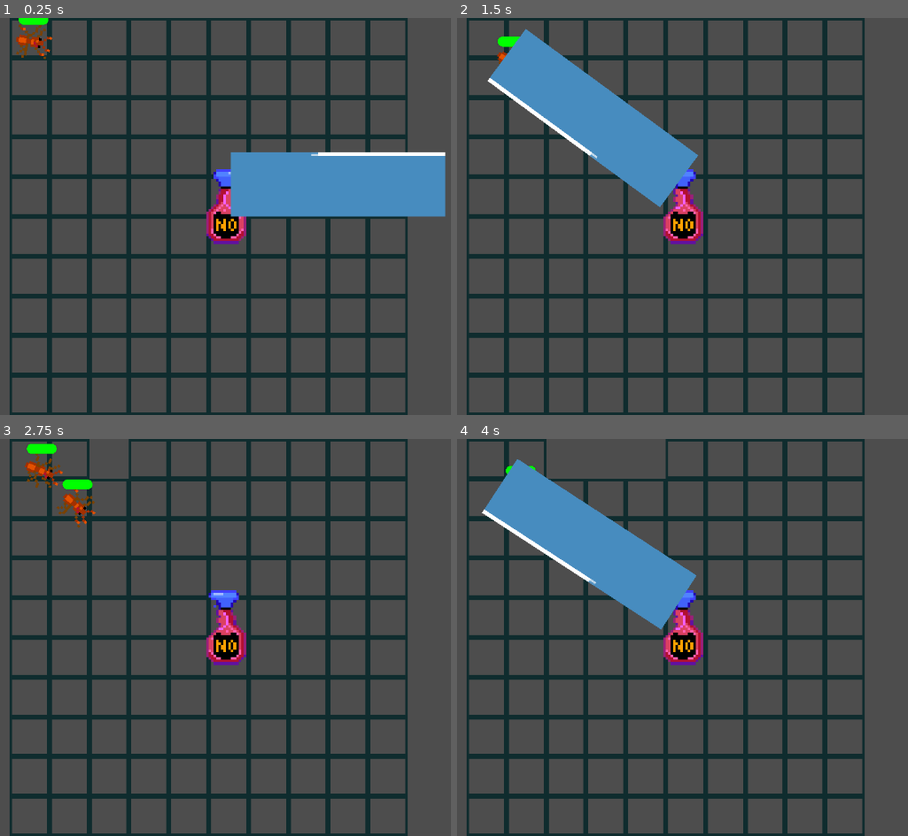
Above: before the commit, frames 1-4 (two rows, left to right).
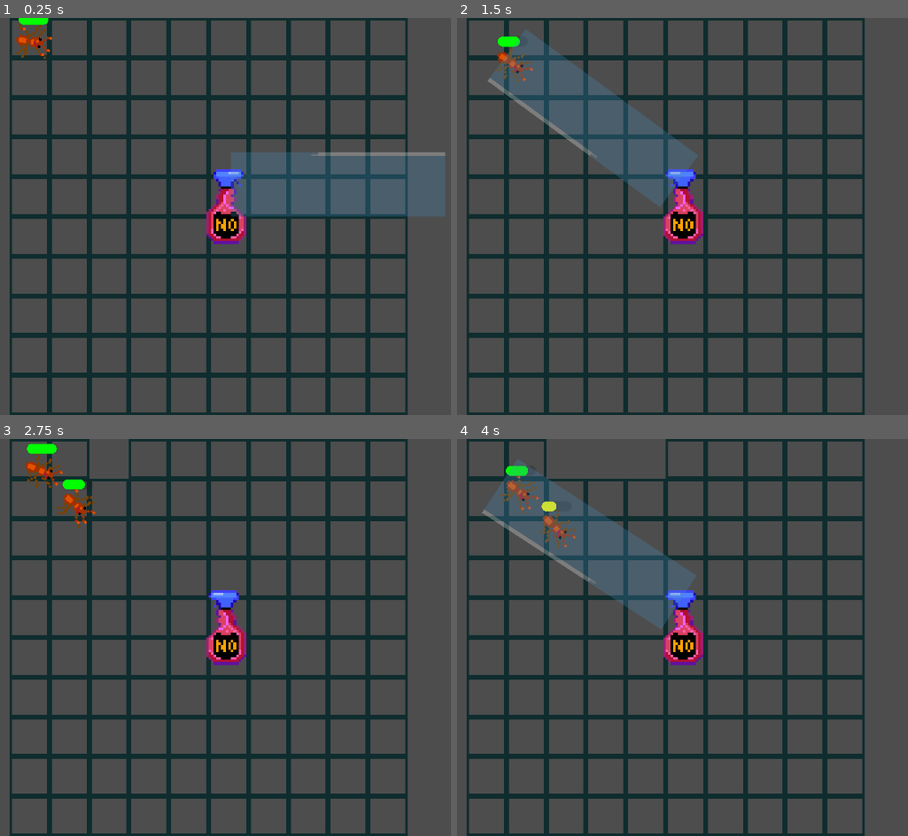
Above: after the commit, the same moments.

Repository: pmaitland/GGJ2026
Game: Godot game, scene res://scenes/main.tscn
The game is run twice, just before and just after one commit, with the same random seed, the same clock (stepped at 60 frames per second) and the same inputs. The engine's default icon, where the game draws it, is replaced by a stand-in: a white triangle on a blue panel in a dark square.
Inputs (mouse positions are in pixels of both pictures, inside the frame that each line leads up to):
- Up to frame 1 (0.25 s): no input
- Up to frame 2 (1.5 s): move the mouse to (488, 37) at 0.52 s; click (488, 37) at 0.67 s; move the mouse to (524, 37) at 1.27 s; click (524, 37) at 1.42 s
- Up to frame 3 (2.75 s): move the mouse to (108, 458) at 2.02 s; click (108, 458) at 2.17 s
- Up to frame 4 (4 s): move the mouse to (605, 458) at 2.77 s; click (605, 458) at 2.92 s; move the mouse to (646, 458) at 3.52 s; click (646, 458) at 3.67 s

The runs differ from the first frame. In frame 1, 7.8% of the frame differs, in the area x 51-99%, y 33-51%; in frame 2, 7.8%; in frame 3, less than 0.1%; in frame 4, 7.8%, in the area x 5-54%, y 5-49%.

Commit message:
fix tower attack

Diff:
--- a/mask/scenes/tower.tscn
+++ b/mask/scenes/tower.tscn
@@ -186,7 +186,9 @@
 "speed": 1.0
 }]
 
-[sub_resource type="CapsuleShape2D" id="CapsuleShape2D_jfguu"]
+[sub_resource type="CapsuleShape2D" id="CapsuleShape2D_xl0gn"]
+radius = 12.999998
+height = 90.0
 
 [sub_resource type="CircleShape2D" id="CircleShape2D_85u2j"]
 
@@ -202,14 +204,17 @@
 position = Vector2(0, -16)
 
 [node name="AnimatedSprite2D" type="AnimatedSprite2D" parent="Attack" unique_id=2105923792]
+self_modulate = Color(1, 1, 1, 0.27058825)
 position = Vector2(45, 0)
 scale = Vector2(2.6875, 0.8125)
 sprite_frames = SubResource("SpriteFrames_xl0gn")
 
-[node name="AttackCast" type="ShapeCast2D" parent="Attack" unique_id=665831652]
-position = Vector2(10, 0)
-shape = SubResource("CapsuleShape2D_jfguu")
-target_position = Vector2(70, 0)
+[node name="AttackArea" type="Area2D" parent="Attack" unique_id=1718937138]
+rotation = -1.5707964
+
+[node name="CollisionShape2D" type="CollisionShape2D" parent="Attack/AttackArea" unique_id=1325356176]
+position = Vector2(0, 44)
+shape = SubResource("CapsuleShape2D_xl0gn")
 
 [node name="RangeCast" type="ShapeCast2D" parent="Attack" unique_id=1994155896]
 scale = Vector2(9, 9)
@@ -219,3 +224,9 @@
 [node name="AttackCooldown" type="Timer" parent="." unique_id=1345570449]
 wait_time = 2.5
 one_shot = true
+
+[node name="AttackDuration" type="Timer" parent="." unique_id=1485060664]
+wait_time = 0.5
+one_shot = true
+
+[connection signal="body_entered" from="Attack/AttackArea" to="." method="_on_attack_area_body_entered"]
--- a/mask/scripts/ant.gd
+++ b/mask/scripts/ant.gd
@@ -35,7 +35,7 @@
 func apply_damage(dmg: int) -> void:
 	current_health -= dmg
 	health_bar.value = current_health
-	if current_health < 0:
+	if current_health <= 0:
 		die()
 
 
--- a/mask/scripts/tower.gd
+++ b/mask/scripts/tower.gd
@@ -2,10 +2,11 @@
 
 @onready var attack_node = $Attack
 @onready var range_cast = $Attack/RangeCast
-@onready var attack_cast = $Attack/AttackCast
+@onready var attack_area = $Attack/AttackArea
 @onready var attack_animation = $Attack/AnimatedSprite2D
 @onready var bottle_animation = $AnimatedSprite2D
 @onready var attack_cooldown: Timer = $AttackCooldown
+@onready var attack_duration: Timer = $AttackDuration
 
 @export var damage: int = 25
 
@@ -14,6 +15,7 @@
 
 func _ready() -> void:
 	attack_cooldown.timeout.connect(_on_attack_cooldown_timeout)
+	attack_duration.timeout.connect(_on_attack_duration_timeout)
 
 
 func _physics_process(_delta: float) -> void:
@@ -27,12 +29,12 @@
 
 	attack_ready = false
 	attack_cooldown.start()
+
 	_target_ant()
 	attack_animation.play()
 
-	for i in attack_cast.get_collision_count():
-		var ant = attack_cast.get_collider(i) as Ant
-		ant.apply_damage(damage)
+	attack_area.monitoring = true
+	attack_duration.start()
 
 
 func _target_ant() -> void:
@@ -52,3 +54,11 @@
 
 func _on_attack_cooldown_timeout() -> void:
 	attack_ready = true
+
+func _on_attack_duration_timeout() -> void:
+	attack_area.monitoring = false
+
+
+func _on_attack_area_body_entered(body: Node2D) -> void:
+	if body is Ant:
+		(body as Ant).apply_damage(damage)
